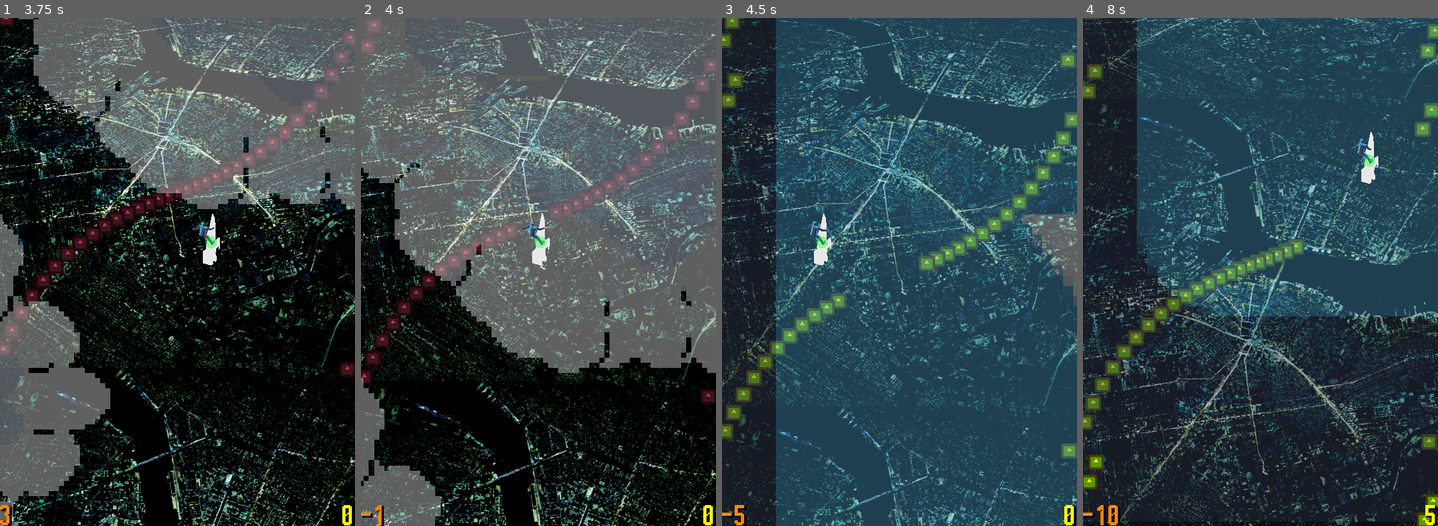
Above: before the commit, frames 1-4 (left to right).
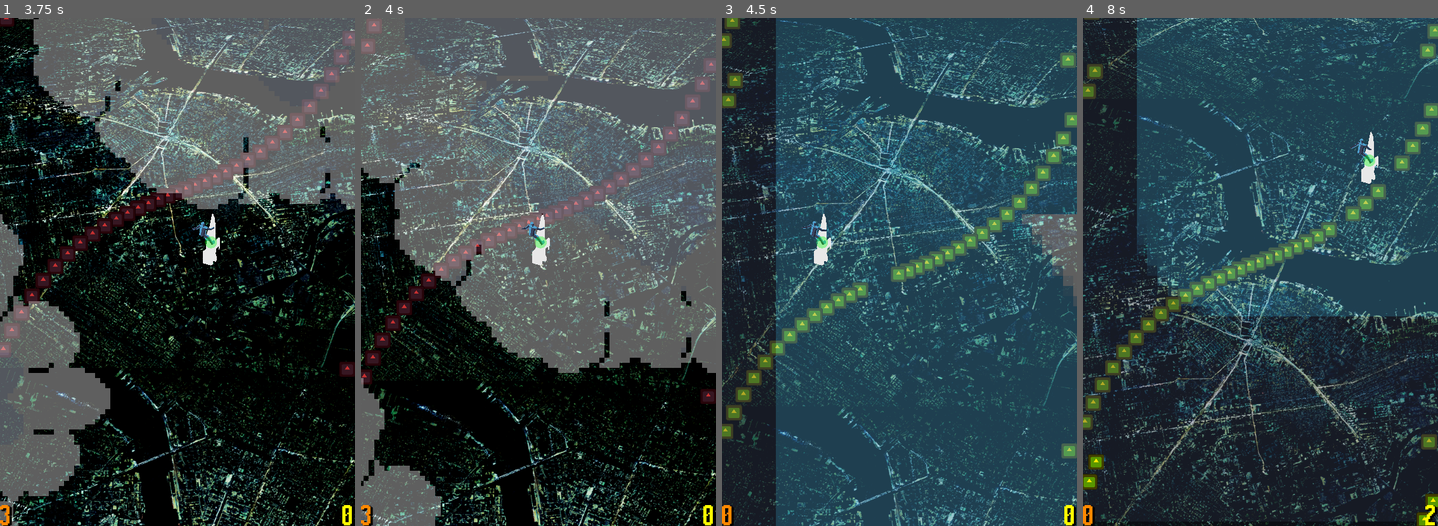
Above: after the commit, the same moments.

Repository: crayonmelon/bigmodejam
Game: Godot game, scene res://scenes/Main_Game.tscn
Same seed, same stepped clock (60 frames per second), same inputs: the game is played once before the commit and once after it. The project has no main scene, so this scene is started directly. The engine's default icon, where the game draws it, is replaced by a stand-in: a white triangle on a blue panel in a dark square.
Inputs:
- Up to frame 1 (3.75 s): hold D (RIGHT) 0.53-1.28 s; hold Space (SHOOT) 0.53-1.28 s; hold S (DOWN) 1.28-2.03 s; tap E (SWAP) at 1.35, 2.85 s; hold D (RIGHT) 2.03-2.78 s; hold Space (SHOOT) 2.03-2.78 s; hold W (UP) 2.78-3.53 s; hold A (LEFT) from 3.53 s (still down); hold Space (SHOOT) from 3.53 s (still down)
- Up to frame 2 (4 s): keep holding A (LEFT); keep holding Space (SHOOT)
- Up to frame 3 (4.5 s): keep holding A (LEFT); release Space (SHOOT) at 4.28 s; tap E (SWAP) at 4.35 s
- Up to frame 4 (8 s): release A (LEFT) at 5.03 s; hold S (DOWN) 5.03-5.78 s; hold Space (SHOOT) 5.03-5.78 s; hold D (RIGHT) 5.78-6.53 s; tap E (SWAP) at 5.85, 7.35 s; hold W (UP) 6.53-7.28 s; hold Space (SHOOT) 6.53-7.28 s; hold D (RIGHT) from 7.28 s (still down)

Frame 1 is identical in both runs. In frame 2, 0.3% of the frame differs, in the area x 0-55%, y 37-100%; in frame 3, 0.7%; in frame 4, 1.3%, in the area x 0-100%, y 23-100%.

Commit message:
comments

Diff:
--- a/scenes/HitArea.gd
+++ b/scenes/HitArea.gd
@@ -1,6 +1,8 @@
 extends Area3D
 
 func _on_area_entered(area):
+
+	# 2
 
 	if area.collision_layer == 2:
 		GameManager._chainge_health_val(-1)
--- a/scenes/MoveDownScreen.gd
+++ b/scenes/MoveDownScreen.gd
@@ -13,6 +13,9 @@
 
 func _mode_swap(is_heaven):
 
+	#4 = coin
+	#2 = enemy
+
 	if is_heaven:
 		collision_layer = 4
 		$Sprite3D.modulate = Color.GOLD
--- a/scenes/player.tscn
+++ b/scenes/player.tscn
@@ -445,7 +445,7 @@
 bones/11/rest = Transform3D(1, 0, 0, 0, 1, 0, 0, 0, 1, 0, 0.337975, 0.0458548)
 bones/11/enabled = true
 bones/11/position = Vector3(0, 0.337975, 0.0458548)
-bones/11/rotation = Quaternion(-0.0828862, -0.286102, -0.103929, 0.948933)
+bones/11/rotation = Quaternion(-0.0523973, -0.294027, -0.203932, 0.932317)
 bones/11/scale = Vector3(1, 1, 1)
 bones/12/name = "upTorso"
 bones/12/parent = 11
@@ -466,7 +466,7 @@
 bones/14/rest = Transform3D(1, 2.37262e-07, 2.14963e-07, -2.37262e-07, 0.0983797, 0.995149, 2.14963e-07, -0.995149, 0.0983797, 1.34327e-07, 1.51327, 1.09032e-07)
 bones/14/enabled = true
 bones/14/position = Vector3(1.34327e-07, 1.51327, 1.09032e-07)
-bones/14/rotation = Quaternion(-0.584644, 0.0564305, 0.130924, 0.798665)
+bones/14/rotation = Quaternion(-0.558828, 0.0562151, 0.135631, 0.816184)
 bones/14/scale = Vector3(1, 1, 1)
 bones/15/name = "foreArm.L"
 bones/15/parent = 14
@@ -487,7 +487,7 @@
 bones/17/rest = Transform3D(1, -1.1863e-06, 1.07482e-06, 1.18631e-06, 0.0983797, -0.995149, 1.07481e-06, 0.995149, 0.0983797, 2.85238e-07, 1.51327, 1.30517e-06)
 bones/17/enabled = true
 bones/17/position = Vector3(2.85238e-07, 1.51327, 1.30517e-06)
-bones/17/rotation = Quaternion(0.489003, 0.082264, -0.0385125, 0.86754)
+bones/17/rotation = Quaternion(0.402073, 0.129449, -0.00751242, 0.906379)
 bones/17/scale = Vector3(1, 1, 1)
 bones/18/name = "foreArm.R"
 bones/18/parent = 17
@@ -555,7 +555,6 @@
 [node name="HitArea2" type="Area3D" parent="."]
 transform = Transform3D(4.93586, 0, 0, 0, 1, 0, 0, 0, 4.93586, 0, 0, 0)
 collision_mask = 6
-script = ExtResource("8_07g13")
 
 [node name="CollisionShape3D" type="CollisionShape3D" parent="HitArea2"]
 shape = SubResource("SphereShape3D_fk7ki")
--- a/scripts/PlayerController.gd
+++ b/scripts/PlayerController.gd
@@ -23,8 +23,6 @@
 
 	position.z = max(position.z, GameManager.WORLD_BORDER_Z_MIN)
 	position.z = min(position.z, GameManager.WORLD_BORDER_Z_MAX)
-
-	print(position.x)
 
 	if GameManager.is_heaven:
 		if position.x == GameManager.WORLD_BORDER_X_MIN:
